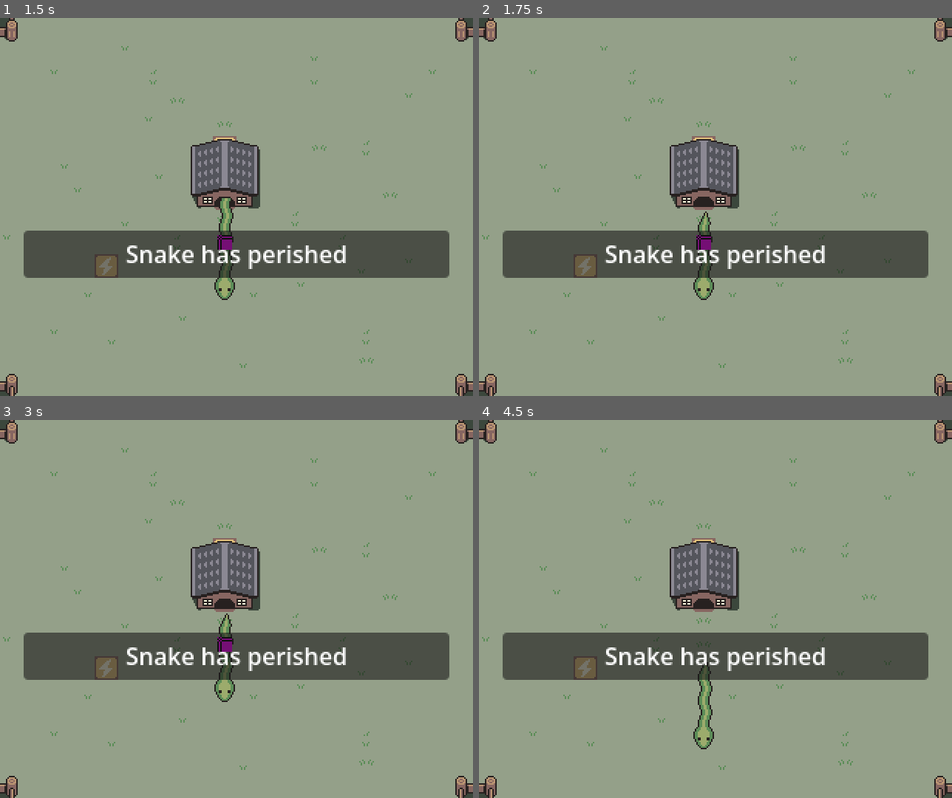
Above: before the commit, frames 1-4 (two rows, left to right).
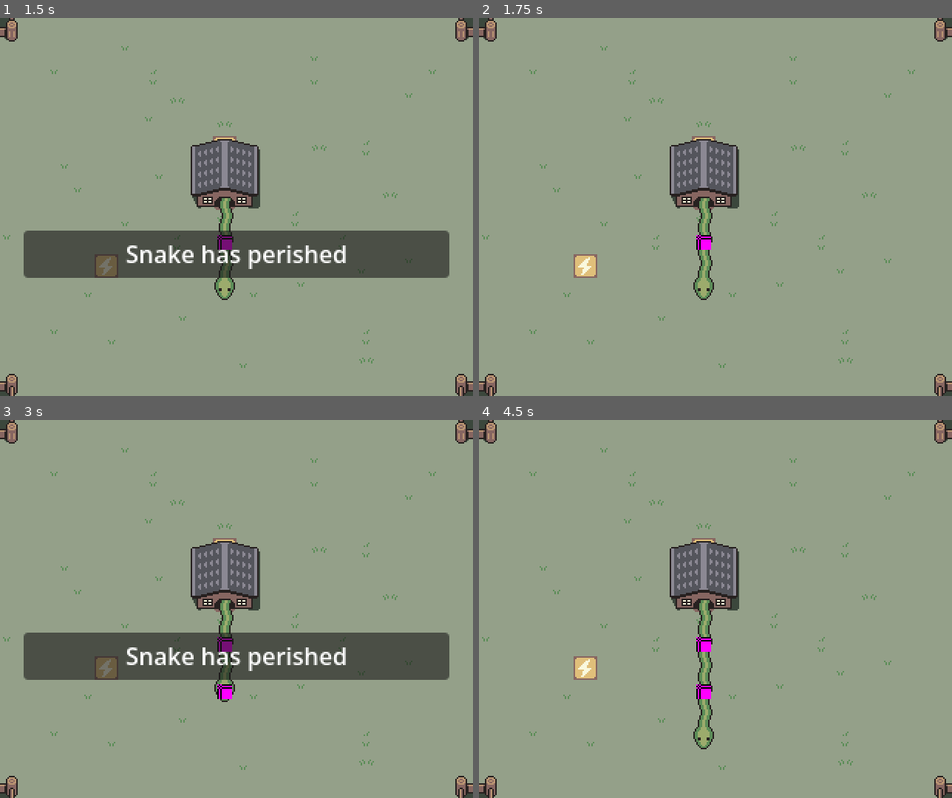
Above: after the commit, the same moments.

Repository: kalgynirae/ld59
Game: Godot game, scene res://scenes/game.tscn
Same seed, same stepped clock (60 frames per second), same inputs: the game is played once before the commit and once after it.
Inputs:
- Up to frame 1 (1.5 s): hold L (move_right) 0.53-1.28 s; tap K (die) at 0.6 s; tap E (extend) at 0.8, 1.35 s; tap Enter at 1.25 s; hold J (move_down) from 1.28 s (still down)
- Up to frame 2 (1.75 s): keep holding J (move_down); tap R (retract) at 1.55 s
- Up to frame 3 (3 s): tap Space at 2 s; release J (move_down) at 2.03 s; hold L (move_right) 2.03-2.78 s; tap R (retract) at 2.1 s; tap K (die) at 2.3, 2.85 s; tap Enter at 2.75 s; hold = (speed_up) from 2.78 s (still down)
- Up to frame 4 (4.5 s): tap E (extend) at 3.05, 3.6 s; tap Space at 3.5 s; release = (speed_up) at 3.53 s; hold H (move_left) from 3.53 s (still down); tap R (retract) at 3.8, 4.35 s; tap Enter at 4.25 s

Frame 1 is identical in both runs. In frame 2, 11% of the frame differs, in the area x 5-95%, y 47-69%; in frame 3, 0.3%; in frame 4, 11%, in the area x 5-95%, y 47-74%.

Commit message:
Get resurrection like 90% working

Diff:
--- a/scenes/death_message.gd
+++ b/scenes/death_message.gd
@@ -23,5 +23,8 @@
 	visible = true
 	$Label.text = message_for(death_type)
 
+func hide_message() -> void:
+	visible = false
+
 func _ready() -> void:
 	visible = false
--- a/scenes/game.gd
+++ b/scenes/game.gd
@@ -8,6 +8,7 @@
 var current_direction: String = ""
 var current_move_speed: int = 2
 var current_screen_coords: Vector2i = Vector2i(0, 0)
+var saved_snake_state = null
 
 enum Mode {
 	Init,
@@ -16,6 +17,7 @@
 	CameraMoving,
 	Shape,
 	Dead,
+	Resurrecting,
 }
 
 func set_mode(mode: Mode) -> bool:
@@ -33,10 +35,17 @@
 			$MoveTimer.stop()
 			$Map/Snake.die()
 			$Camera/Panel.display_death_message(DeathPanel.DeathType.EAT_SELF)
+			$ResurrectTimer.start()
+		[Mode.Dead, Mode.Resurrecting]:
+			$Camera/Panel.hide_message()
+			allowed = true
+		[Mode.Resurrecting, Mode.Running]:
+			allowed = true
+			$MoveTimer.start()
 	if allowed:
 		current_mode = mode
 	else:
-		print("Mode transition blocked: %s -> %s" % [current_mode, mode])
+		print("Mode transition blocked: %s -> %s" % [Mode.keys()[current_mode], Mode.keys()[mode]])
 	return allowed
 
 enum Maps {
@@ -47,7 +56,7 @@
 	Box,
 }
 
-func update_camera() -> void:
+func change_screen() -> bool:
 	var snake_loc: Vector2i = $Map/Snake.gridlocs[0]
 	# Note: Integer division rounds toward 0, so we can't use it here
 	var snake_screen_coords = Vector2i(
@@ -56,7 +65,11 @@
 	)
 	if snake_screen_coords != current_screen_coords:
 		current_screen_coords = snake_screen_coords
-		move_camera(current_screen_coords * VIEWPORT_PIXELS)
+		var new_position = current_screen_coords * VIEWPORT_PIXELS
+		$Camera.position = new_position
+		set_mode(Mode.CameraMoving)
+		return true
+	return false
 
 func _process(delta: float) -> void:
 	if Input.is_action_just_pressed("move_right"):
@@ -73,9 +86,8 @@
 			current_direction = "up"
 	if Input.is_action_just_pressed("extend"):
 		$Map/Snake.extend($Map/Snake.head_direction())
-		update_camera()
-	if Input.is_action_just_pressed("retract"):
-		$Map/Snake.retract()
+		if change_screen():
+			save_snake()
 	if Input.is_action_just_pressed("die"):
 		set_mode(Mode.Dead)
 	if Input.is_action_just_pressed("speed_up"):
@@ -83,15 +95,27 @@
 	if Input.is_action_just_pressed("speed_down"):
 		change_move_speed(-1)
 
-func move_camera(position: Vector2) -> void:
-	if $Camera.position != position:
-		$Camera.position = position
-		set_mode(Mode.CameraMoving)
-
 func _ready() -> void:
 	$Map/Snake.init(Vector2i(9, 7), "down", 3)
 	current_direction = "down"
 	change_move_speed(0)
+	set_mode(Mode.Running)
+
+func save_snake() -> void:
+	saved_snake_state = [$Map/Snake.save_state(), current_direction]
+
+func restore_snake() -> void:
+	if saved_snake_state:
+		$Map/Snake.restore_state(saved_snake_state[0])
+		current_direction = saved_snake_state[1]
+	else:
+		print("Cannot restore snake because saved state is null :(")
+
+func on_resurrect_timer_timeout() -> void:
+	set_mode(Mode.Resurrecting)
+	print("Restoring snake")
+	restore_snake()
+	await get_tree().create_timer(1.0).timeout
 	set_mode(Mode.Running)
 
 func on_move_timer_timeout() -> void:
@@ -99,7 +123,8 @@
 		set_mode(Mode.Running)
 	elif current_direction != "" and current_move_speed > 0:
 		move_snake(current_direction)
-		update_camera()
+		if change_screen():
+			save_snake()
 
 func on_hurt_timer_timeout() -> void:
 	if detect_desert():
--- a/scenes/game.tscn
+++ b/scenes/game.tscn
@@ -66,6 +66,9 @@
 [node name="HurtTimer" type="Timer" parent="." unique_id=1507968008]
 autostart = true
 
+[node name="ResurrectTimer" type="Timer" parent="." unique_id=2035495250]
+one_shot = true
+
 [node name="GPUParticles2D" type="GPUParticles2D" parent="." unique_id=1693132144]
 position = Vector2(-192, 0)
 amount = 9
@@ -76,3 +79,4 @@
 
 [connection signal="timeout" from="MoveTimer" to="." method="on_move_timer_timeout"]
 [connection signal="timeout" from="HurtTimer" to="." method="on_hurt_timer_timeout"]
+[connection signal="timeout" from="ResurrectTimer" to="." method="on_resurrect_timer_timeout"]
--- a/scenes/snake.gd
+++ b/scenes/snake.gd
@@ -23,6 +23,17 @@
 
 func head_direction() -> String:
 	return parts[0].direction
+
+func save_state():
+	return [active_shape, gridlocs.duplicate(), parts.duplicate(), head_direction()]
+
+func restore_state(state):
+	active_shape = state[0]
+	gridlocs = state[1].duplicate()
+	parts = state[2].duplicate()
+	for i in range(gridlocs.size(), parts.size()):
+		parts.pop_back().free()
+	sync_snake_parts(state[3], true)
 
 func start_at(loc: Vector2i, dir: String):
 	gridlocs.append(loc)
@@ -51,31 +62,30 @@
 	add_part()
 	move(direction)
 
-func retract():
-	if parts.size() > 4:
-		gridlocs.pop_back()
-		parts.pop_back().queue_free()
-		update_tail()
-
 func move(direction: String):
 	assert(parts.size() > 0)
 	var newloc = gridlocs[0] + GridLoc.offset(direction)
 	gridlocs.insert(0, newloc)
 	gridlocs.pop_back()
 	parts.insert(0, parts.pop_back())
-
+	sync_snake_parts(direction, false)
+
+func sync_snake_parts(head_direction: String, full: bool):
+	assert(parts.size() > 2, "Snakes of size < 3 are not supported")
 	# parts[0] is the new head
 	parts[0].move_to(gridlocs[0])
 	parts[0].set_part(Part.HEAD)
-	parts[0].set_direction(direction)
+	parts[0].set_direction(head_direction)
 
 	# parts[1] May need to change shape
-	if parts.size() > 2:
-		var part = parts[1]
-		var head = gridlocs[0]
-		var loc = gridlocs[1]
-		var after = gridlocs[2]
-		if head.x < loc.x:
+	var indices = range(1, parts.size() - 1) if full else [1]
+	for i in indices:
+		var part = parts[i]
+		var before = gridlocs[i - 1]
+		var loc = gridlocs[i]
+		var after = gridlocs[i + 1]
+		part.move_to(loc)
+		if before.x < loc.x:
 			part.set_direction("left")
 			if loc.x < after.x:
 				# TODO: body alternation
@@ -84,7 +94,7 @@
 				part.set_part(Part.CORNER, true)
 			elif loc.y > after.y:
 				part.set_part(Part.CORNER, false)
-		elif head.x > loc.x:
+		elif before.x > loc.x:
 			part.set_direction("right")
 			if loc.x > after.x:
 				# TODO: body alternation
@@ -93,7 +103,7 @@
 				part.set_part(Part.CORNER, false)
 			elif loc.y > after.y:
 				part.set_part(Part.CORNER, true)
-		elif head.y < loc.y:
+		elif before.y < loc.y:
 			part.set_direction("up")
 			if loc.y < after.y:
 				# TODO: body alternation
@@ -102,7 +112,7 @@
 				part.set_part(Part.CORNER, false)
 			elif loc.x > after.x:
 				part.set_part(Part.CORNER, true)
-		elif head.y > loc.y:
+		elif before.y > loc.y:
 			part.set_direction("down")
 			if loc.y > after.y:
 				# TODO: body alternation
@@ -111,15 +121,25 @@
 				part.set_part(Part.CORNER, true)
 			elif loc.x > after.x:
 				part.set_part(Part.CORNER, false)
-	update_tail()
+
+	var tailpart = parts[-1]
+	var tail = gridlocs[-1]
+	tailpart.move_to(tail)
+	tailpart.set_part(Part.TAIL)
+	var before = gridlocs[-2]
+	if before.x < tail.x:
+		tailpart.set_direction("left")
+	elif before.x > tail.x:
+		tailpart.set_direction("right")
+	elif before.y < tail.y:
+		tailpart.set_direction("up")
+	else:
+		tailpart.set_direction("down")
 
 func set_power_level(level: SnakePart.PowerLevel):
 	for part in parts:
 		part.set_power_level(level)
 
-func update_tail() -> void:
-	if parts.size() > 1:
-		parts[-1].set_part(Part.TAIL)
 
 # Modulates the color a bit and
 func hurt():
